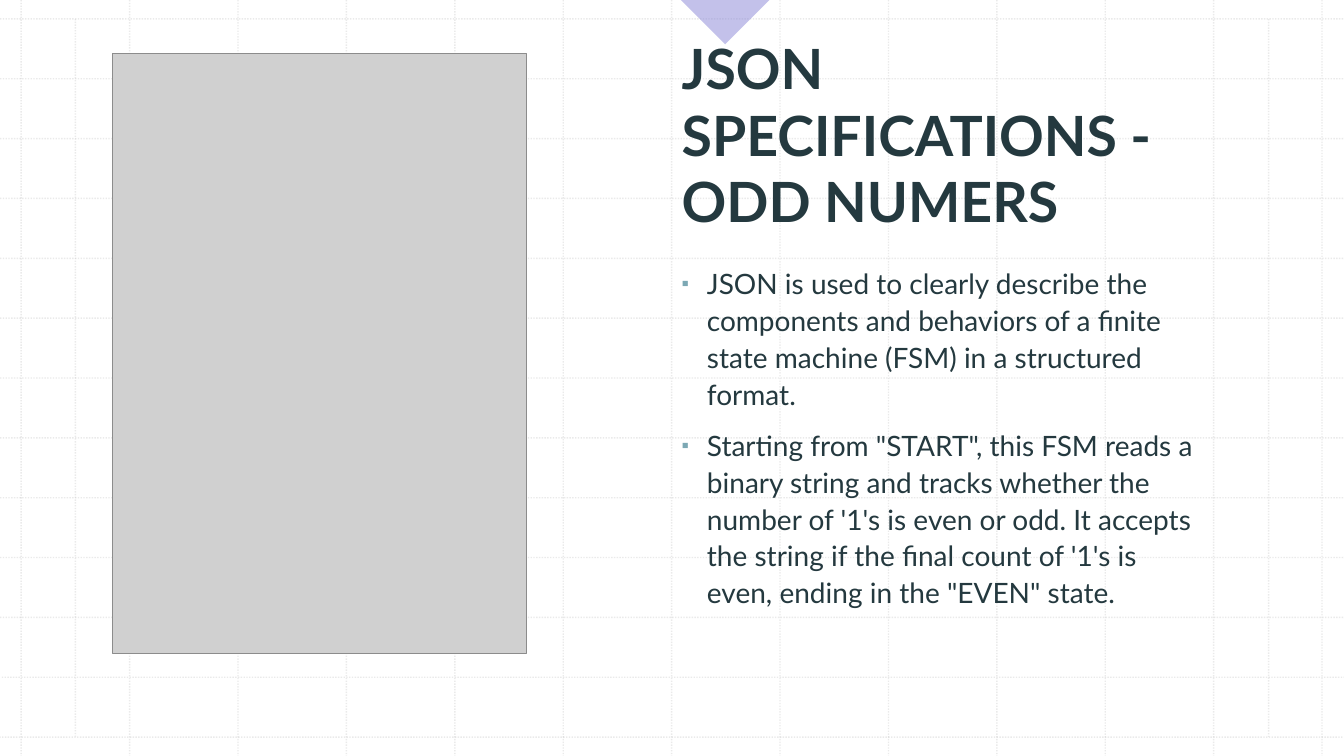
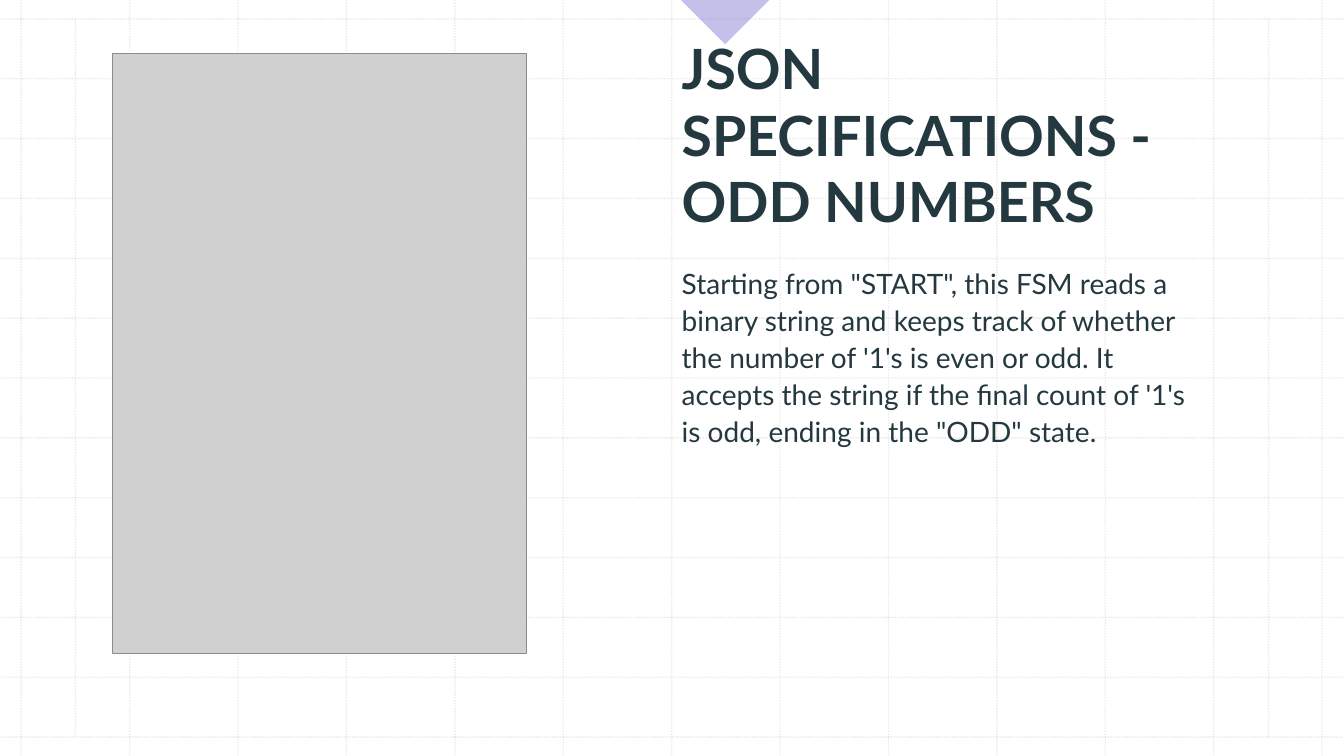
Before and after one commit to FedericaPicca/Formal-Method-project, a slide deck: slide 2 of EXERCISE 1 - STATE MACHINE/EXERCISE 1 – STATE MACHINE ENGINE (1).pptx. Drawn at 1344x756 pixels with LibreOffice and Linux fonts; fonts in the diff are those of the drawing; grey boxes stand for pictures. Boxes give left, top, right and bottom in pixels: in the first picture for what was removed or moved away, otherwise in the second. Text is boxed around its words. In the diff, an @@ line names an element or a change of style, - is before the commit and + after.

```diff
--- a/EXERCISE 1 - STATE MACHINE/EXERCISE 1 – STATE MACHINE ENGINE (1).pptx
+++ b/EXERCISE 1 - STATE MACHINE/EXERCISE 1 – STATE MACHINE ENGINE (1).pptx
@@ title at (x1=682, y1=41, x2=1117, y2=223): text changed @@
-JSON SPECIFICATIONS - ODD NUMERS
+JSON SPECIFICATIONS - ODD NUMBERS
@@ text at (x1=682, y1=273, x2=1186, y2=447): text changed @@
-▪ JSON is used to clearly describe the components and behaviors of a finite state machine (FSM) in a structured format.
-▪ Starting from "START", this FSM reads a binary string and tracks whether the number of '1's is even or odd. It accepts the string if the final count of '1's is even, ending in the "EVEN" state.
+Starting from "START", this FSM reads a binary string and keeps track of whether the number of '1's is even or odd. It accepts the string if the final count of '1's is odd, ending in the "ODD" state.
```
Also in this commit, not shown: 2 other slides changed, 1 other file.
